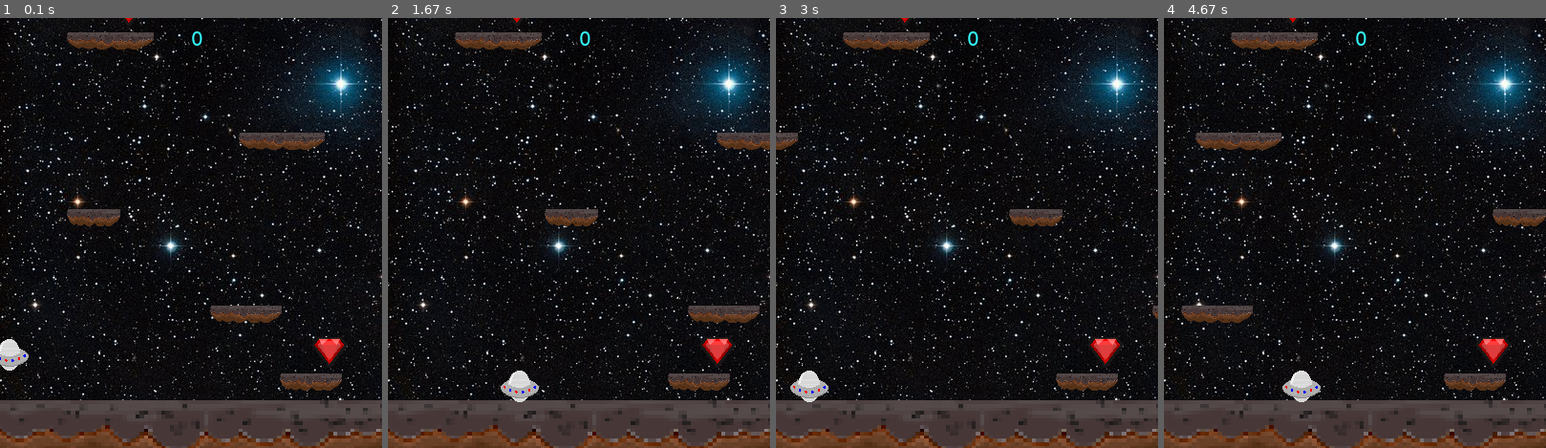
Above: before the commit, frames 1-4 (left to right).
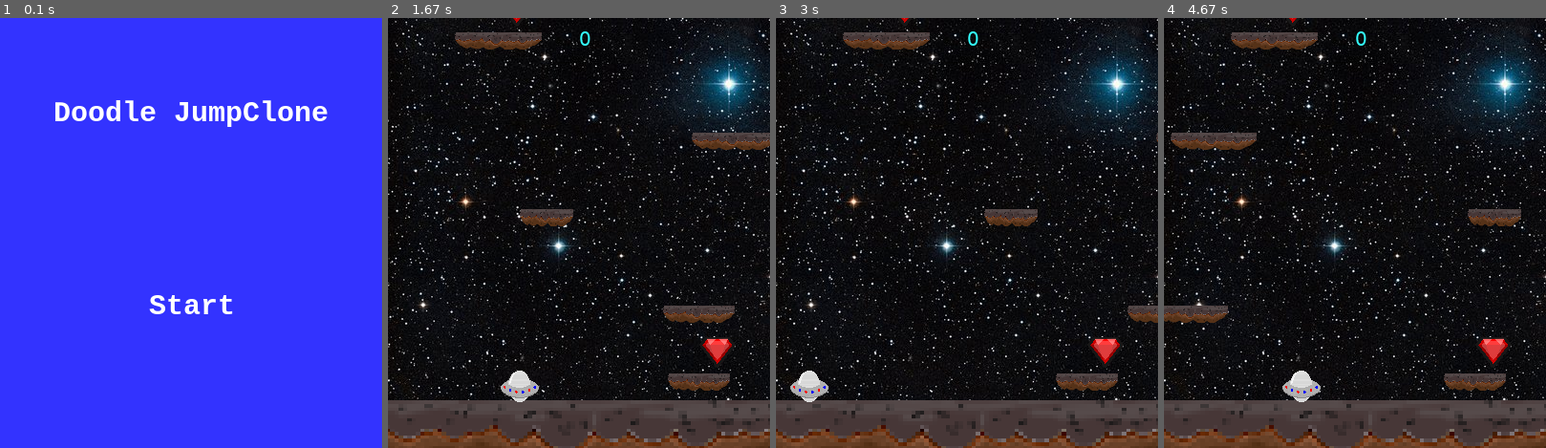
Above: after the commit, the same moments.

Repository: KonechyJ/PyGameDoodle_JumpClone
Game: pygame game, started from DoodleJump/main.py
Same seed, same stepped clock (60 frames per second), same inputs: the game is played once before the commit and once after it.
Inputs (mouse positions are in pixels of both pictures, inside the frame that each line leads up to):
- Up to frame 1 (0.1 s): no input
- Up to frame 2 (1.67 s): click (579, 306) at 0.38 s; tap Space at 0.67 s; hold Right 1-1.47 s; hold Right from 1.5 s (still down)
- Up to frame 3 (3 s): release Right at 1.97 s; hold Left 2-2.53 s; hold Left 2.57-2.97 s
- Up to frame 4 (4.67 s): hold Right 3-3.63 s; hold Left 3.67-4.13 s; hold Right 4.17-4.63 s

The runs differ from the first frame. In frame 1, 100% of the frame differs, in the area x 0-100%, y 0-100%; in frame 2, 1.5%; in frame 3, 1.0%; in frame 4, 1.7%.

Commit message:
Update main.py

Diff:
--- a/DoodleJump/main.py
+++ b/DoodleJump/main.py
@@ -3,6 +3,8 @@
 import sys
 import random
 import time
+from scene import title_screen
+from scene import GameState
 
 
 pygame.init()
@@ -23,7 +25,6 @@
 
 
 FramePerSec = pygame.time.Clock()
-
 displaysurface = pygame.display.set_mode((WIDTH, HEIGHT))
 pygame.display.set_caption("Doodle Jump Game")
 background = pygame.image.load("Background.jpg")
@@ -159,87 +160,96 @@
                 return True
         C = False
 
-
-
-all_sprites = pygame.sprite.Group()
-platforms = pygame.sprite.Group()
-gems = pygame.sprite.Group()
-
-P1 = Player()
-
-PT1 = platform(450, 80)
-#PT1.surf = pygame.Surface((WIDTH, 20))
-#PT1.surf.fill(RED)
-PT1.rect = PT1.surf.get_rect(center=(WIDTH / 2, HEIGHT - 10))
-PT1.moving = False
-PT1.point = False
-
-all_sprites.add(PT1)
-all_sprites.add(P1)
-platforms.add(PT1)
-
-
-for x in range(random.randint(5, 6)):
-    C = True
-    pl = platform()
-    while C:
-        pl = platform()
-        C = check(pl, platforms)
-    pl.generateGem()
-    platforms.add(pl)
-    all_sprites.add(pl)
-
-
+game_state = GameState.TITLE
 while True:
-    P1.update()
-    for event in pygame.event.get():
-        if event.type == QUIT:
+    if game_state == GameState.TITLE:
+        game_state = title_screen(displaysurface)
+
+    if game_state == GameState.NEWGAME:
+        all_sprites = pygame.sprite.Group()
+        platforms = pygame.sprite.Group()
+        gems = pygame.sprite.Group()
+
+        P1 = Player()
+
+        PT1 = platform(450, 80)
+        #PT1.surf = pygame.Surface((WIDTH, 20))
+        #PT1.surf.fill(RED)
+        PT1.rect = PT1.surf.get_rect(center=(WIDTH / 2, HEIGHT - 10))
+        PT1.moving = False
+        PT1.point = False
+
+        all_sprites.add(PT1)
+        all_sprites.add(P1)
+        platforms.add(PT1)
+
+
+        for x in range(random.randint(5, 6)):
+            C = True
+            pl = platform()
+            while C:
+                pl = platform()
+                C = check(pl, platforms)
+            pl.generateGem()
+            platforms.add(pl)
+            all_sprites.add(pl)
+
+
+        while True:
+            P1.update()
+            for event in pygame.event.get():
+                if event.type == QUIT:
+                    pygame.quit()
+                    sys.exit()
+                if event.type == pygame.KEYDOWN:
+                    if event.key == pygame.K_SPACE:
+                        P1.jump()
+                if event.type == pygame.KEYUP:
+                    if event.key == pygame.K_SPACE:
+                        P1.cancel_jump()
+
+            if P1.rect.top <= HEIGHT / 3:
+                P1.pos.y += abs(P1.vel.y)
+                for plat in platforms:
+                    plat.rect.y += abs(P1.vel.y)
+                    if plat.rect.top >= HEIGHT:
+                        plat.kill()
+
+            if P1.rect.top > HEIGHT:
+                for entity in all_sprites:
+                    entity.kill()
+                    time.sleep(1)
+                    displaysurface.fill(RED)
+                    # Maybe display GAME OVER IN BLACK HERE
+                    pygame.display.update()
+                    time.sleep(1)
+                    pygame.quit()
+                    sys.exit()
+
+
+                for gem in gems:
+                    gem.rect.y += abs(P1.vel.y)
+                    if gem.rect.top >= HEIGHT:
+                        gem.kill()
+
+            plat_gen()
+            displaysurface.blit(background, (0, 0))
+            f = pygame.font.SysFont("Verdana", 20)
+            g = f.render(str(P1.score), True, CYAN)
+            displaysurface.blit(g, (WIDTH / 2, 10))
+
+            for entity in all_sprites:
+                displaysurface.blit(entity.surf, entity.rect)
+                entity.move()
+
+            for gem in gems:
+                displaysurface.blit(gem.image, gem.rect)
+                gem.update()
+
+            pygame.display.update()
+            FramePerSec.tick(FPS)
+        if game_state == GameState.RULES:
+            game_state = rules(screen)
+
+        if game_state == GameState.QUIT:
             pygame.quit()
-            sys.exit()
-        if event.type == pygame.KEYDOWN:
-            if event.key == pygame.K_SPACE:
-                P1.jump()
-        if event.type == pygame.KEYUP:
-            if event.key == pygame.K_SPACE:
-                P1.cancel_jump()
-
-    if P1.rect.top <= HEIGHT / 3:
-        P1.pos.y += abs(P1.vel.y)
-        for plat in platforms:
-            plat.rect.y += abs(P1.vel.y)
-            if plat.rect.top >= HEIGHT:
-                plat.kill()
-
-    if P1.rect.top > HEIGHT:
-        for entity in all_sprites:
-            entity.kill()
-            time.sleep(1)
-            displaysurface.fill(RED)
-            # Maybe display GAME OVER IN BLACK HERE
-            pygame.display.update()
-            time.sleep(1)
-            pygame.quit()
-            sys.exit()
-
-
-        for gem in gems:
-            gem.rect.y += abs(P1.vel.y)
-            if gem.rect.top >= HEIGHT:
-                gem.kill()
-
-    plat_gen()
-    displaysurface.blit(background, (0, 0))
-    f = pygame.font.SysFont("Verdana", 20)
-    g = f.render(str(P1.score), True, CYAN)
-    displaysurface.blit(g, (WIDTH / 2, 10))
-
-    for entity in all_sprites:
-        displaysurface.blit(entity.surf, entity.rect)
-        entity.move()
-
-    for gem in gems:
-        displaysurface.blit(gem.image, gem.rect)
-        gem.update()
-
-    pygame.display.update()
-    FramePerSec.tick(FPS)
